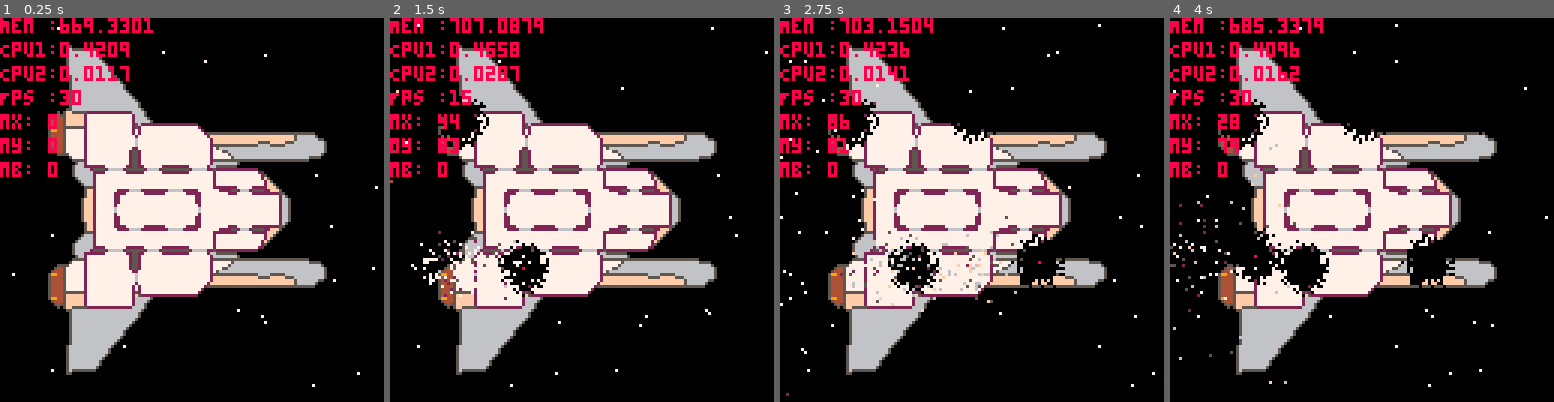
Above: before the commit, frames 1-4 (left to right).
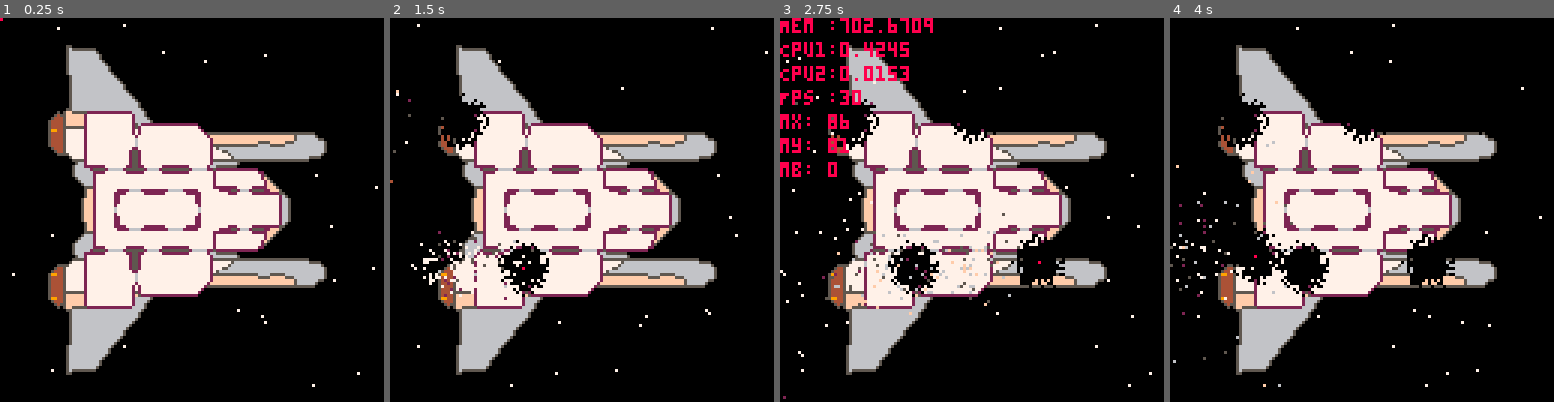
Above: after the commit, the same moments.

Repository: kiiro94/GGJ2020
Game: PICO-8 cartridge ggj2020.p8
Two runs of this game, one before a commit and one after it. Both use one fixed random seed, a clock stepped at 60 frames per second and the inputs below.
Inputs (mouse positions are in pixels of both pictures, inside the frame that each line leads up to):
- Up to frame 1 (0.25 s): no input
- Up to frame 2 (1.5 s): click (459, 121) at 0.67 s; tap X (X key) at 1.07 s; click (520, 267) at 1.22 s
- Up to frame 3 (2.75 s): click (975, 114) at 1.77 s; tap X (X key) at 2.07, 2.4, 2.73 s; click (1037, 259) at 2.32 s
- Up to frame 4 (4 s): click (1492, 106) at 2.87 s; tap X (X key) at 3.07, 3.4, 3.73 s; click (1254, 256) at 3.42 s; click (1315, 102) at 3.97 s

The runs differ from the first frame. In frame 1, 2.7% of the frame differs, in the area x 0-40%, y 0-42%; in frame 2, 2.8%; in frame 3, 2.2%; in frame 4, 3.4%, in the area x 0-99%, y 0-97%.

Commit message:
Added debug information when pressed X

Diff:
--- a/ggj2020.p8
+++ b/ggj2020.p8
@@ -184,13 +184,15 @@
    drawStruct()
    drawParticles()
    pset(mx, my, 8)
-   print("Mem :"..stat(0), 0,  0, 8)
-   print("Cpu1:"..stat(1), 0,  8, 8)
-   print("Cpu2:"..stat(2), 0, 16, 8)
-   print("Fps :"..stat(7), 0, 24, 8)
-   print("mx: " .. mx, 0, 32, 8)
-   print("my: " .. my, 0, 40, 8)
-   print("mb: " .. mb, 0, 48, 8)
+   if btn(5) then
+	  print("Mem :"..stat(0), 0,  0, 8)
+	  print("Cpu1:"..stat(1), 0,  8, 8)
+	  print("Cpu2:"..stat(2), 0, 16, 8)
+	  print("Fps :"..stat(7), 0, 24, 8)
+	  print("mx: " .. mx, 0, 32, 8)
+	  print("my: " .. my, 0, 40, 8)
+	  print("mb: " .. mb, 0, 48, 8)
+   end
 end
 
 
